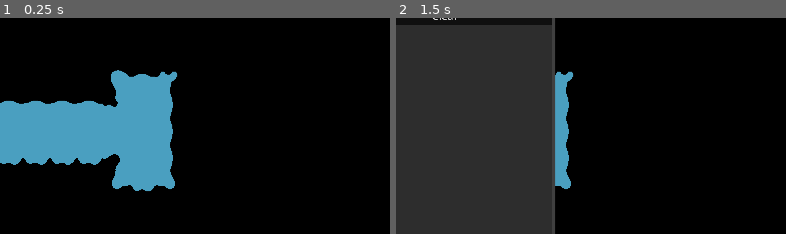
Above: before the commit, frames 1-2 (left to right).
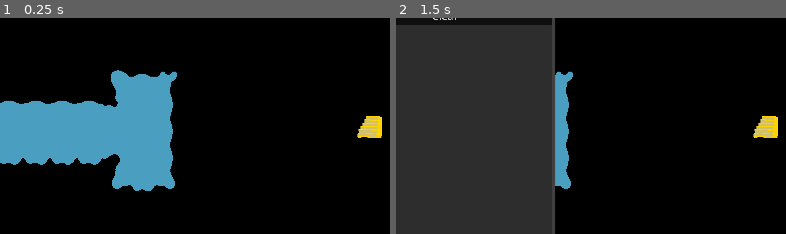
Above: after the commit, the same moments.

Repository: Lord-Dargon/Inkarnation
Game: Godot game, scene res://Scenes/level_1.tscn
Same seed, same stepped clock (60 frames per second), same inputs: the game is played once before the commit and once after it.
Inputs:
- Up to frame 1 (0.25 s): no input
- Up to frame 2 (1.5 s): click "Canvas" at 0.5 s; click "Finish" at 1.25 s
The pictures show only the part of the screen within x 40-90%, y 19-69%; the shares and areas given below are measured in that part.

The runs differ from the first frame. In frame 1, 0.5% of the frame differs, in the area x 91-98%, y 45-56%; in frame 2, 0.5%.

Commit message:
Goal and Win screen

Diff:
--- a/Inkarnation/Scenes/level_1.tscn
+++ b/Inkarnation/Scenes/level_1.tscn
@@ -6,9 +6,16 @@
 [ext_resource type="TileSet" uid="uid://dtjvn0opdqu0n" path="res://Assets/Tilesets/Wall_Tileset.tres" id="3_6444e"]
 [ext_resource type="Texture2D" uid="uid://chmpa06dvru7a" path="res://Assets/Art/Player.png" id="4_7p6j4"]
 [ext_resource type="PackedScene" uid="uid://b6mg25d1ghqnw" path="res://Prefabs/drawing_canvas.tscn" id="5_6444e"]
+[ext_resource type="Script" uid="uid://docg58c6i15i8" path="res://Scripts/stairs.gd" id="7_lsmp6"]
+[ext_resource type="Texture2D" uid="uid://chry1xek4ocrn" path="res://Assets/Art/Stairs.png" id="8_xrdnt"]
+
+[sub_resource type="RectangleShape2D" id="RectangleShape2D_xrdnt"]
 
 [sub_resource type="Theme" id="Theme_7p6j4"]
 default_font_size = 50
+
+[sub_resource type="LabelSettings" id="LabelSettings_xrdnt"]
+font_size = 100
 
 [sub_resource type="TileSetAtlasSource" id="TileSetAtlasSource_7p6j4"]
 texture = ExtResource("2_6444e")
@@ -108,6 +115,16 @@
 
 [node name="Level_1" type="Node2D"]
 
+[node name="Area2D" type="Area2D" parent="."]
+position = Vector2(1666, 471)
+script = ExtResource("7_lsmp6")
+
+[node name="CollisionShape2D" type="CollisionShape2D" parent="Area2D"]
+shape = SubResource("RectangleShape2D_xrdnt")
+
+[node name="Stairs" type="Sprite2D" parent="Area2D"]
+texture = ExtResource("8_xrdnt")
+
 [node name="UI" type="CanvasLayer" parent="."]
 script = ExtResource("1_6444e")
 
@@ -122,6 +139,39 @@
 [node name="Drawing Canvas" parent="UI" instance=ExtResource("5_6444e")]
 visible = false
 
+[node name="Win_Screen" type="CenterContainer" parent="UI"]
+visible = false
+anchors_preset = 15
+anchor_right = 1.0
+anchor_bottom = 1.0
+grow_horizontal = 2
+grow_vertical = 2
+
+[node name="BG" type="ColorRect" parent="UI/Win_Screen"]
+custom_minimum_size = Vector2(2000, 2000)
+layout_mode = 2
+color = Color(0, 0, 0, 0.431373)
+
+[node name="VBoxContainer" type="VBoxContainer" parent="UI/Win_Screen"]
+layout_mode = 2
+alignment = 1
+
+[node name="Win_Label" type="Label" parent="UI/Win_Screen/VBoxContainer"]
+layout_mode = 2
+text = "You Won!!!"
+label_settings = SubResource("LabelSettings_xrdnt")
+
+[node name="Next_Button" type="Button" parent="UI/Win_Screen/VBoxContainer"]
+layout_mode = 2
+theme_override_font_sizes/font_size = 50
+text = "Next Level"
+
+[node name="Restart_Button" type="Button" parent="UI/Win_Screen/VBoxContainer"]
+layout_mode = 2
+theme_override_font_sizes/font_size = 50
+text = "Restart
+"
+
 [node name="TileMapLayer" type="TileMapLayer" parent="."]
 tile_map_data = PackedByteArray("AAD//w8AAAAJAAIAAAD//w4AAAAJAAIAAAD//w0AAAAJAAIAAAD//wwAAAAJAAIAAAD//wsAAAAJAAIAAAD//w …(6080 unchanged characters)…
 tile_set = ExtResource("3_6444e")
@@ -135,7 +185,7 @@
 collision_mask = 193
 motion_mode = 1
 script = ExtResource("1_xfk5q")
-tags = Array[String](["Person", "Water"])
+tags = Array[String](["Person"])
 
 [node name="Sprite2D" type="Sprite2D" parent="Player"]
 texture_filter = 1
@@ -144,4 +194,6 @@
 [node name="CollisionShape2D" type="CollisionShape2D" parent="Player"]
 shape = SubResource("RectangleShape2D_xfk5q")
 
+[connection signal="body_entered" from="Area2D" to="Area2D" method="body_entered"]
 [connection signal="pressed" from="UI/Canvas_Button" to="UI" method="on_canvas_button_pressed"]
+[connection signal="pressed" from="UI/Win_Screen/VBoxContainer/Restart_Button" to="UI" method="restart_button_pressed"]
--- a/Inkarnation/Scripts/UI.gd
+++ b/Inkarnation/Scripts/UI.gd
@@ -1,10 +1,12 @@
 extends CanvasLayer
 @onready var canvas_button: Button = $Canvas_Button
 @onready var drawing_canvas: Window = $"Drawing Canvas"
+@onready var win_screen: CenterContainer = $Win_Screen
 
 
 # Called when the node enters the scene tree for the first time.
 func _ready() -> void:
+	LevelController.ui = self
 	pass # Replace with function body.
 
 
@@ -19,3 +21,8 @@
 
 func win():
 	print("Won")
+	drawing_canvas.hide()
+	win_screen.show()
+
+func restart_button_pressed():
+	LevelController.restart()
--- a/Inkarnation/Scripts/client.gd
+++ b/Inkarnation/Scripts/client.gd
@@ -1,11 +1,122 @@
 extends Node
 
-
-# Called when the node enters the scene tree for the first time.
-func _ready() -> void:
-	pass # Replace with function body.
+const HOST: String = "127.0.0.1"
+const PORT: int = 1234
 
 
-# Called every frame. 'delta' is the elapsed time since the previous frame.
-func _process(delta: float) -> void:
-	pass
+# If disconnected attempts to reconnect at this interval
+const RECONNECT_TIMEOUT: float = 3.0
+const Client_Implementation = preload("res://Scripts/client_implementation.gd")
+var _client: Client_Implementation
+var string_buffer: String = ""
+var command_queue = []
+var game_over = false
+
+var username = "TestUser"
+
+var player_object = null
+
+
+# Signals (occur when received a message containing information)
+signal action_received(action : String, game_object : String)
+
+
+# ------------------ My message functions ------------------
+
+
+func send_command(image):
+	var message = {
+		"image": image
+	}
+	_client.send(message)
+
+
+
+
+# ------------------ Response Received! ------------------
+func _handle_client_data(data: PackedByteArray) -> void:
+	#print("hcd ", data)
+	string_buffer += data.get_string_from_utf8()
+	var messages = string_buffer.split("\n")
+	#print(messages)
+
+	for i in range(messages.size() - 1):
+		command_queue.append(messages[i])
+
+	# Keep the remaining partial message in the buffer
+	string_buffer = messages[messages.size() - 1]
+
+
+
+# ------------------ Server Commands ------------------
+
+func process_command(string_data: String) -> void:
+	var dictionary = {}
+	dictionary = JSON.parse_string(string_data)
+	#print("Message Received:", dictionary)
+
+	# Handle the message here
+	var name = dictionary['name']
+	var desc = dictionary['desc']
+	var can_fly = dictionary['fly']
+	var can_swim = dictionary['swim']
+	var has_armor = dictionary['armor']
+
+	print(name, can_fly, can_swim, has_armor)
+
+	var tags: Array[String] = []
+	if can_fly:
+		tags.append("Fly")
+	if can_swim:
+		tags.append("Swim")
+	if has_armor:
+		tags.append("Armor")
+
+	if player_object:
+		player_object.set_tags(tags)
+
+
+
+# ------------------ Base client handling functions ------------------
+func _ready() -> void:
+
+	#!Want to move this to the join room but had error
+
+	print("Initializing Connection")
+	_client = Client_Implementation.new()
+
+	# Connect the signals from the client object
+	_client.connected.connect(self._handle_client_connected)
+	_client.disconnected.connect(self._handle_client_disconnected)
+	_client.error.connect(self._handle_client_error)
+	_client.data.connect(self._handle_client_data)
+	add_child(_client)
+	_client.connect_to_host(HOST, PORT)
+
+	print("Starting listeining loop")
+	while not game_over:
+		await get_tree().create_timer(0.3).timeout
+
+		if len(command_queue) > 0:
+			print("cq", command_queue)
+			process_command(command_queue.pop_front())
+
+
+
+
+func _connect_after_timeout(timeout: float) -> void:
+	await get_tree().create_timer(timeout).timeout
+	_client.connect_to_host(HOST, PORT)
+
+
+func _handle_client_connected() -> void:
+	print("Client connected to server.")
+
+
+func _handle_client_disconnected() -> void:
+	print("Client disconnected from server.")
+	_connect_after_timeout(RECONNECT_TIMEOUT) # Try to reconnect after 3 seconds
+
+func _handle_client_error() -> void:
+	print("Client error.")
+	_connect_after_timeout(RECONNECT_TIMEOUT) # Try to reconnect after 3 seconds
--- a/Inkarnation/Scripts/level_controller.gd
+++ b/Inkarnation/Scripts/level_controller.gd
@@ -1,9 +1,10 @@
 extends Node
-@onready var ui: CanvasLayer = $UI
 
+var ui
 
 # Called when the node enters the scene tree for the first time.
 func _ready() -> void:
+	Engine.time_scale = 1
 	var goal = get_tree().get_first_node_in_group("Goal")
 	pass # Replace with function body.
 
@@ -16,5 +17,11 @@
 func unlock():
 	pass
 
+func restart():
+	get_tree().reload_current_scene()
+	Engine.time_scale = 1
+
 func win():
 	ui.win()
+	Engine.time_scale = 0
+	pass
--- a/Inkarnation/Scripts/player.gd
+++ b/Inkarnation/Scripts/player.gd
@@ -23,7 +23,13 @@
 	move_and_slide()
 
 func Update_Tags():
-	if "Water" in tags:
+	if "Swim" in tags:
 		set_collision_mask_value(7,false)
 	else:
 		set_collision_mask_value(7,true)
+
+	if "Fly" in tags:
+		pass
+
+	if "Armor" in tags:
+		pass
--- a/Inkarnation/Scripts/stairs.gd
+++ b/Inkarnation/Scripts/stairs.gd
@@ -1 +1,7 @@
 extends Area2D
+
+
+
+func body_entered(body: Node2D) -> void:
+	LevelController.win()
+	pass # Replace with function body.
Not shown: 1 places in Inkarnation/Scenes/level_1.tscn that only renumber resources
